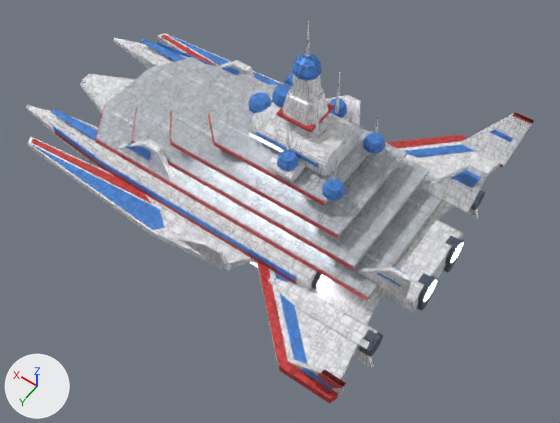
Renders of the glTF model prototype/test-game/content/ships/air_lod1.glb from each side of a commit.
One viewpoint serves both versions: a camera (50 mm lens) standing at (-15.4, 18.3, 26.8) and looking at (-3.8, 2.0, 1.2). The axes (+X, +Y, +Z) are drawn at lower left. The lights are the same throughout. The picture after the commit comes second. Vertices at exactly the same position are counted once.

Names of what the first picture shows: 'air_lod1_body', 'air_lod1_glow'.
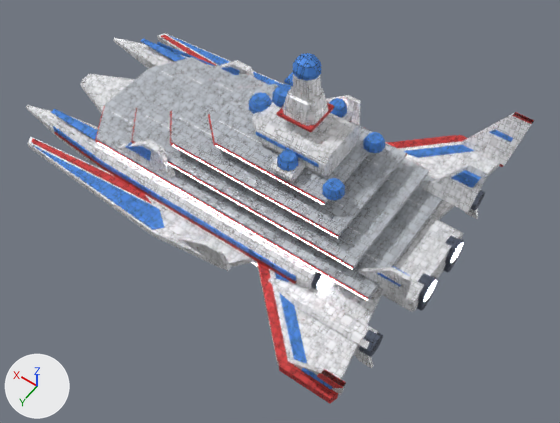
Boxes [x1, y1, x2, y2] around the edits, measured in the pictures (560 x 423 px):
'air_lod1_body', surface changed
    both: [37, 38, 526, 385]
part 1 of me_air_lod1_glow, added
    after: [97, 142, 367, 300]
part 2 of me_air_lod1_glow, added
    after: [168, 163, 353, 269]
part 3 of me_air_lod1_glow, added
    after: [172, 145, 338, 238]
part 4 of me_air_lod1_glow, added
    after: [216, 145, 324, 205]
part 5 of me_air_lod1_glow, deleted (mostly hidden)
    before: [250, 134, 283, 267]

The change, as a diff of the scene's bpy script:
```diff
--- a/prototype/test-game/content/ships/air_lod1.glb.py
+++ b/prototype/test-game/content/ships/air_lod1.glb.py
@@ img_panel_rough @@
+img_panel_rough = load_image('panel_rough', '_unpacked/panel_rough', 1024, 1024, 'Non-Color')
@@ mat_ship_body @@
 n0 = _N.new('ShaderNodeBsdfPrincipled'); n0.name = 'Principled BSDF'
-n0.inputs[1].default_value = 0.2  # 'Metallic'
 n1 = _N.new('ShaderNodeOutputMaterial'); n1.name = 'Material Output'
@@ mat_ship_body @@
 n4.image = img_panel_cavity
+n7 = _N.new('ShaderNodeSeparateColor'); n7.name = 'Separate Color'
+n6 = _N.new('ShaderNodeTexImage'); n6.name = 'Image Texture.001'
+n6.image = img_panel_rough
 n5 = _N.new('ShaderNodeNormalMap'); n5.name = 'Normal Map'
 n5.uv_map = 'UVMap'
-n6 = _N.new('ShaderNodeTexImage'); n6.name = 'Image Texture.001'
-n6.image = img_panel_normal
+n8 = _N.new('ShaderNodeTexImage'); n8.name = 'Image Texture.002'
+n8.image = img_panel_normal
 _L.new(n0.outputs[0], n1.inputs[0])  # 'BSDF' to 'Surface'
@@ mat_ship_body @@
 _L.new(n5.outputs[0], n0.inputs[5])  # 'Normal' to 'Normal'
-_L.new(n6.outputs[0], n5.inputs[1])  # 'Color' to 'Color'
+_L.new(n7.outputs[2], n0.inputs[1])  # 'Blue' to 'Metallic'
+_L.new(n7.outputs[1], n0.inputs[2])  # 'Green' to 'Roughness'
+_L.new(n6.outputs[0], n7.inputs[0])  # 'Color' to 'Color'
+_L.new(n8.outputs[0], n5.inputs[1])  # 'Color' to 'Color'
@@ me_air_lod1_glow @@
 # used by ob_air_lod1_glow; location = (0.0, 0.0, 0.0)
-me_air_lod1_glow.from_pydata(...)  # 256 vertices, 400 faces; spans x -10.64..4.25, y -4.64..4.64, z -1.04..4.04
+me_air_lod1_glow.from_pydata(...)  # 160 vertices, 256 faces; spans x -10.64..5.3, y -4.64..4.64, z -0.36..3.44
+# me_air_lod1_glow part 1: a new loose piece, a box spanning x -9.0..5.3, y 3.45..3.47, z 1.005..1.045, in mat_ship_glow
+# me_air_lod1_glow part 2: a new loose piece, a box spanning x -8.0..3.3, y 3.05..3.07, z 1.805..1.845, in mat_ship_glow
+# me_air_lod1_glow part 3: a new loose piece, a box spanning x -7.0..1.3, y 2.65..2.67, z 2.605..2.645, in mat_ship_glow
+# me_air_lod1_glow part 4: a new loose piece, a box spanning x -6.0..-0.7, y 2.15..2.17, z 3.405..3.445, in mat_ship_glow
+# me_air_lod1_glow part 5: 22 loose pieces with 176 vertices, spanning x -8.2..4.25, y -3.98..3.98, z -1.04..4.04, are deleted
+# other edits to the shape of me_air_lod1_glow do not show in these pictures
 me_air_lod1_glow.materials.append(mat_ship_glow)
```
